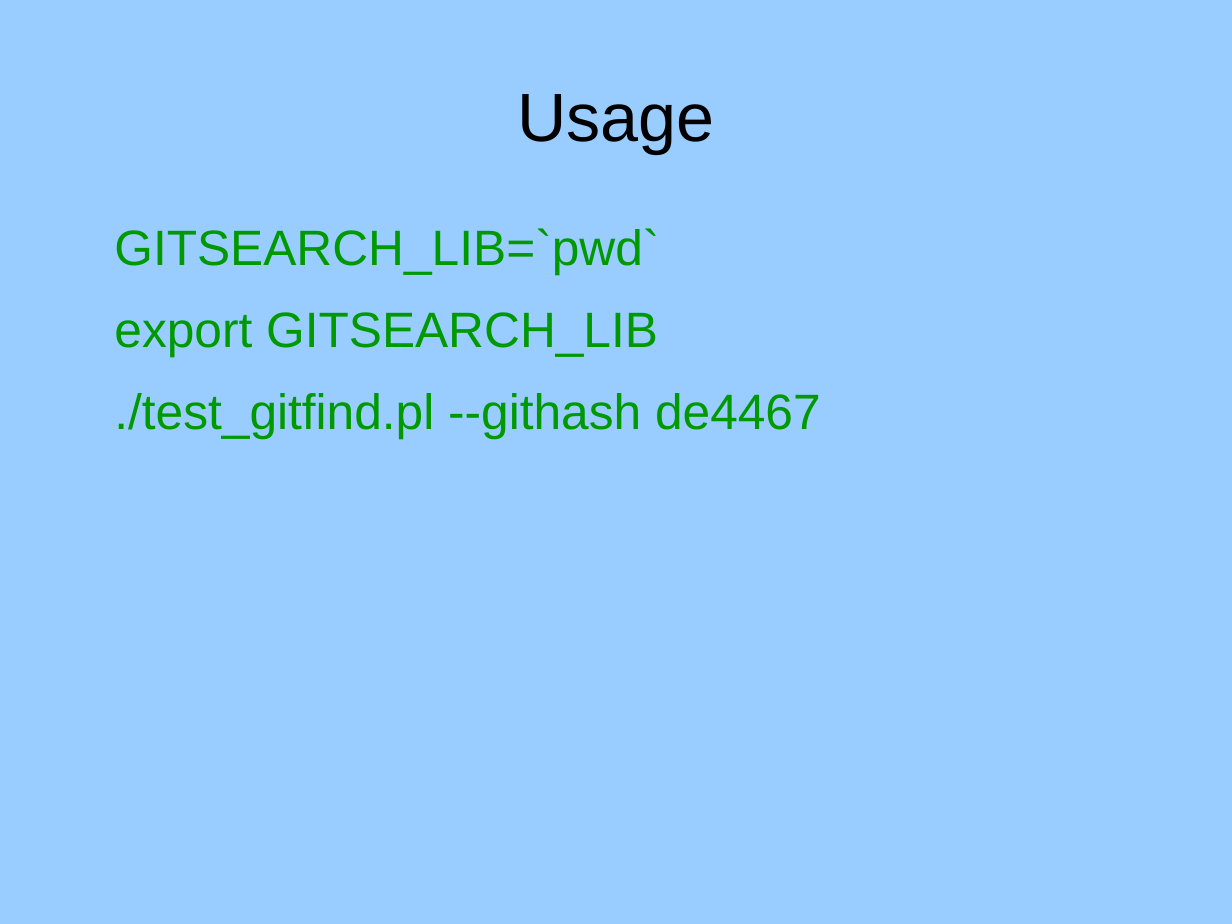
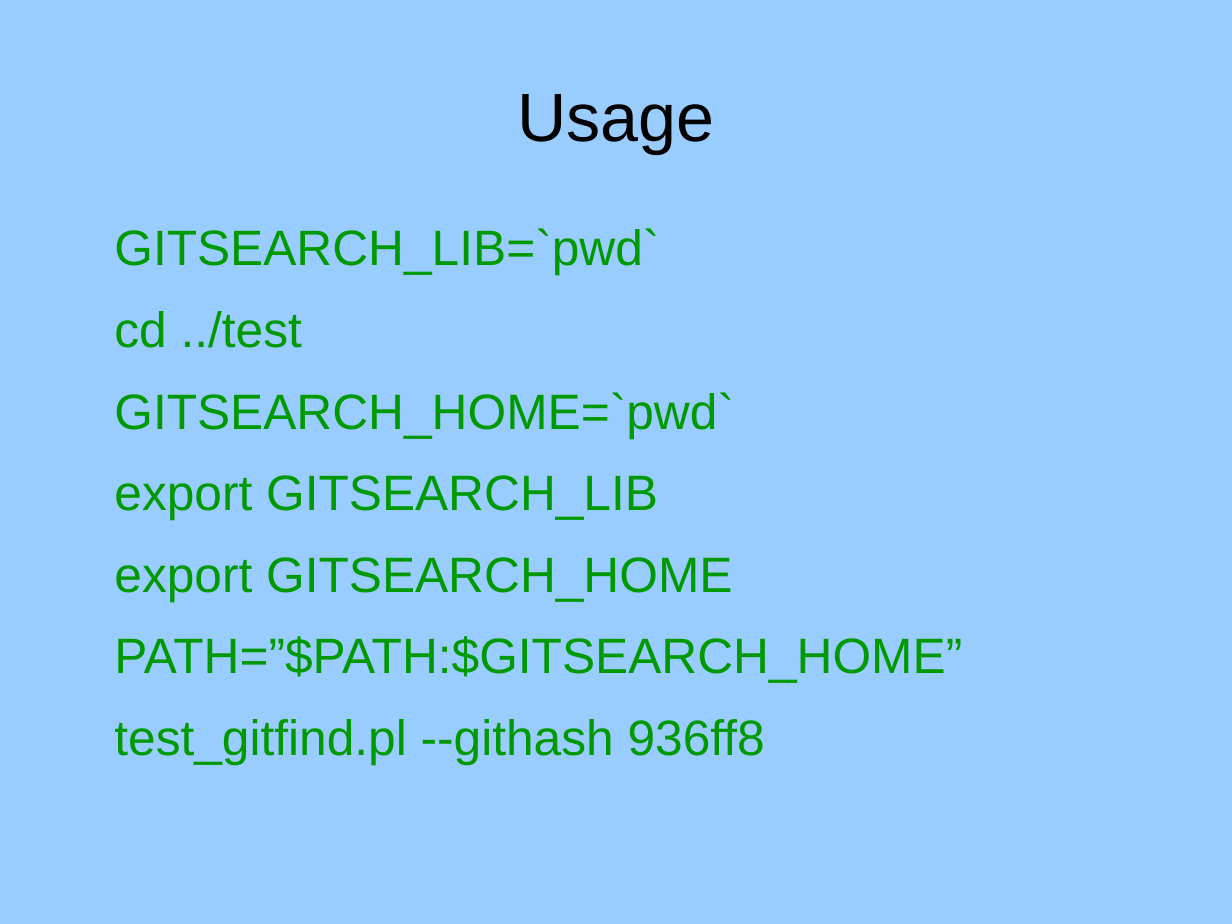
Before and after one commit to RaymondByczko/git-php-rewrite, a slide deck: slide 20 of docs/powerpoint.odp (slide 19 before the commit). Drawn at 1232x924 pixels with LibreOffice and Linux fonts; fonts in the diff are those of the drawing. Boxes give left, top, right and bottom in pixels: in the first picture for what was removed or moved away, otherwise in the second. Text is boxed around its words. In the diff, an @@ line names an element or a change of style, - is before the commit and + after.

```diff
--- a/docs/powerpoint.odp
+++ b/docs/powerpoint.odp
@@ text at (x1=114, y1=311, x2=734, y2=438): paragraphs added @@
+cd ../test
+GITSEARCH_HOME=`pwd`
@@ text at (x1=114, y1=557, x2=962, y2=764): text changed @@
-./test_gitfind.pl --githash de4467
+export GITSEARCH_HOME
+PATH=”$PATH:$GITSEARCH_HOME”
+test_gitfind.pl --githash 936ff8
```
Also in this commit, not shown: 10 other slides changed, 5 slides added.
